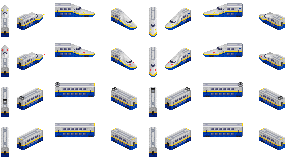
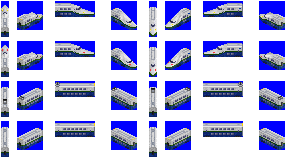
Layered file, before and after one edit (w=296, h=160). Changes by layer:
added layer "2cc 10" in group "10" over [1, 11, 285, 157]
painted on "Lights 10" over [39, 14, 45, 57]
painted on "Sprites 10" over [24, 15, 241, 137]
added layer "Blue" over [1, 1, 285, 157]
